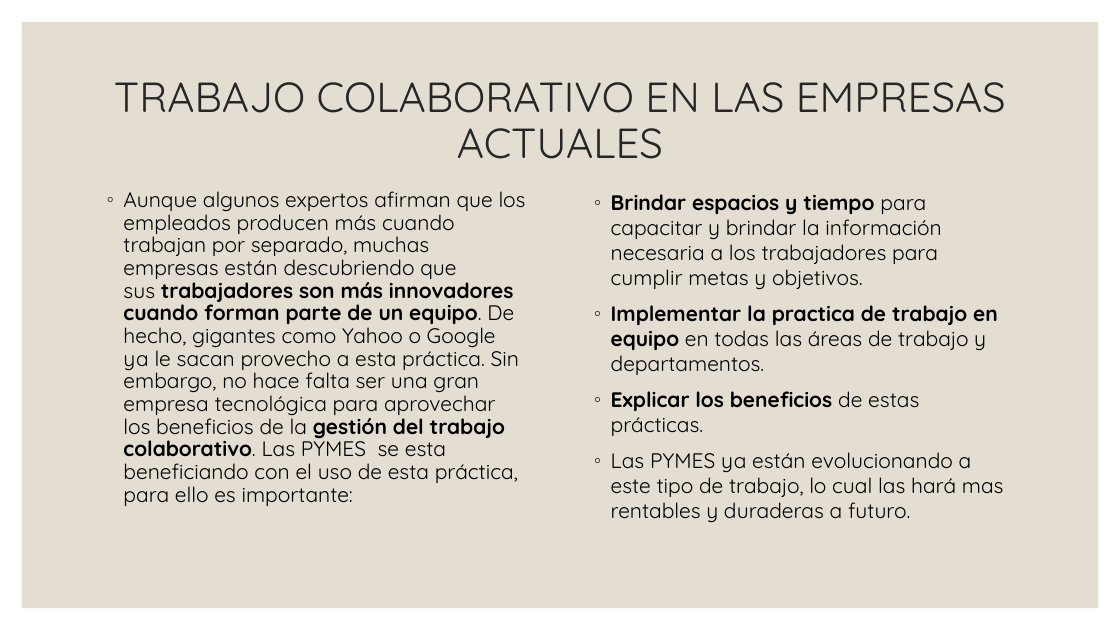
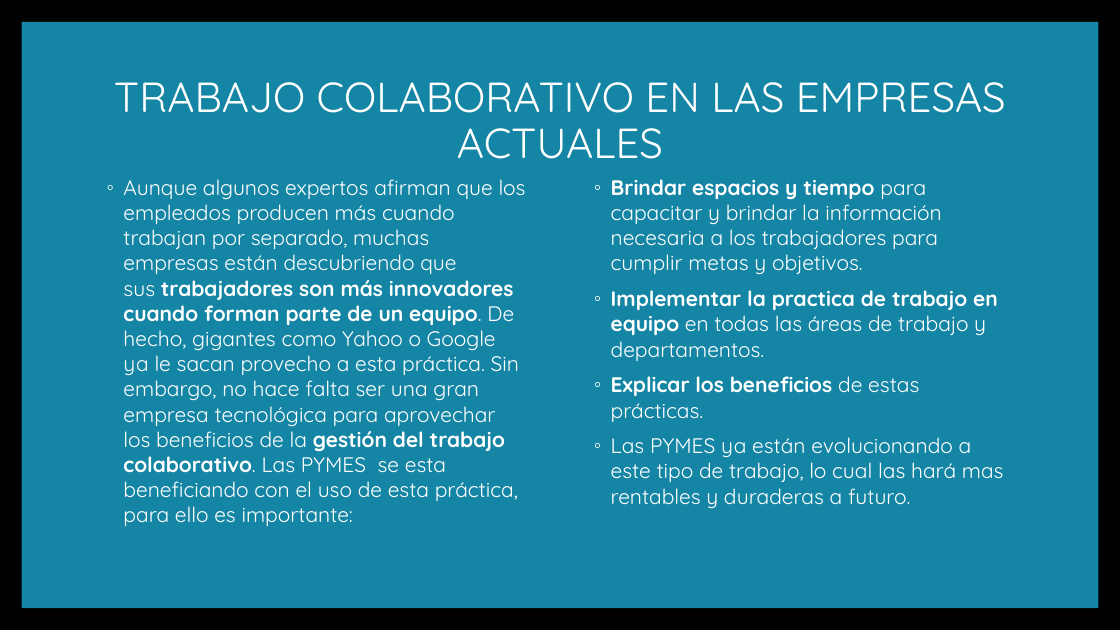
Before and after one commit to Jessica-Bonilla/PruebasTIC2019, a slide deck: slide 7 of Trabajo colaborativo.pptx. Drawn at 1120x630 pixels with LibreOffice and Linux fonts; fonts in the diff are those of the drawing; background and template pictures are left out. Boxes give left, top, right and bottom in pixels: in the first picture for what was removed or moved away, otherwise in the second. Text is boxed around its words. In the diff, an @@ line names an element or a change of style, - is before the commit and + after.

```diff
--- a/Trabajo colaborativo.pptx
+++ b/Trabajo colaborativo.pptx
@@ background #FFFFFF to picture (left out) @@
@@ rectangle at (22, 22, 1099, 608): fill #E3DED1 to #1485A4 @@
@@ title "TRABAJO COLABORATIVO EN LAS EMPRESAS ..." at (114, 82, 1006, 159): text colour #262626 to #FFFFFF @@
@@ text "Aunque algunos expertos afirman que ...": place and size @@
-text "Aunque algunos expertos afirman que ..." at (123, 191, 526, 506)
+text "Aunque algunos expertos afirman que ..." at (123, 179, 526, 526)
@@ text "Aunque algunos expertos afirman que ..." at (123, 179, 526, 526): text colour #000000 to #FFFFFF; line spacing 0.9 to 1; bullet colour #262626 to #FFFFFF @@
@@ text "Brindar espacios y tiempo para ...": place and size @@
-text "Brindar espacios y tiempo para ..." at (611, 194, 1004, 523)
+text "Brindar espacios y tiempo para ..." at (611, 179, 1004, 509)
@@ text "Brindar espacios y tiempo para ..." at (611, 179, 1004, 509): text colour #000000 to #FFFFFF; bullet colour #262626 to #FFFFFF @@
```
Also in this commit, not shown: 7 other slides changed, 2 other files.
